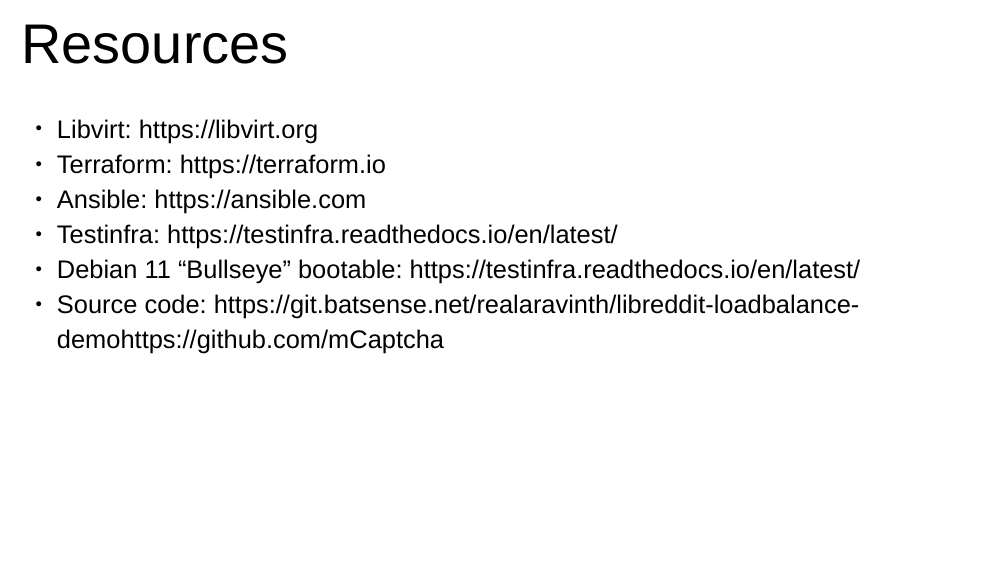
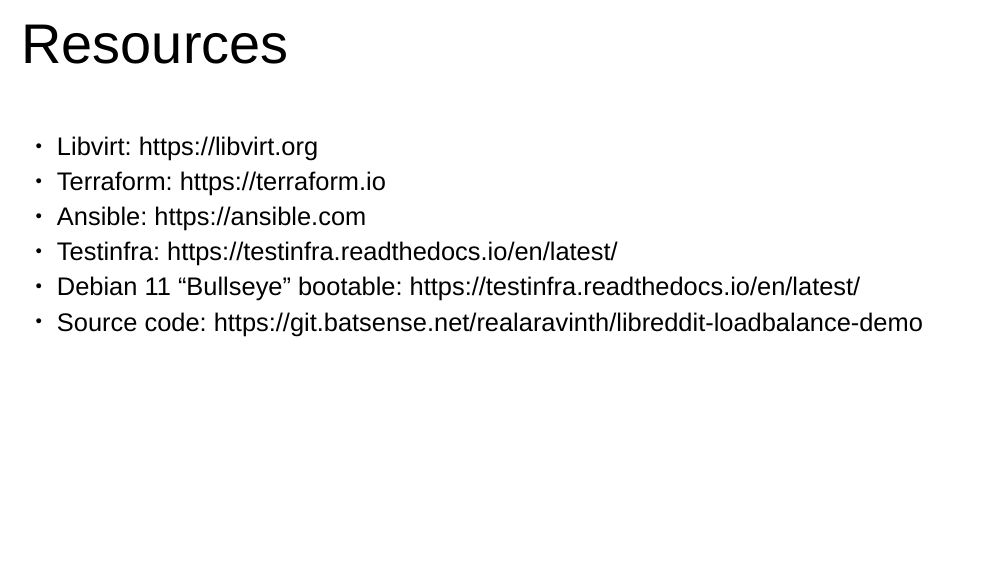
Before and after one commit to realaravinth/realaravinth, a slide deck: slide 9 of content/talks/2023-07-16-smr-data-science-fdp/slides/2023-07-16-on-prod-vms.odp. Drawn at 1008x567 pixels with LibreOffice and Linux fonts; fonts in the diff are those of the drawing. Boxes give left, top, right and bottom in pixels: in the first picture for what was removed or moved away, otherwise in the second. Text is boxed around its words. In the diff, an @@ line names an element or a change of style, - is before the commit and + after.

```diff
--- a/content/talks/2023-07-16-smr-data-science-fdp/slides/2023-07-16-on-prod-vms.odp
+++ b/content/talks/2023-07-16-smr-data-science-fdp/slides/2023-07-16-on-prod-vms.odp
@@ subtitle at (57,312,923,336): text changed @@
-● Source code: https://git.batsense.net/realaravinth/libreddit-loadbalance-demohttps://github.com/mCaptcha
+● Source code: https://git.batsense.net/realaravinth/libreddit-loadbalance-demo
```
Also in this commit, not shown: 1 other file.
